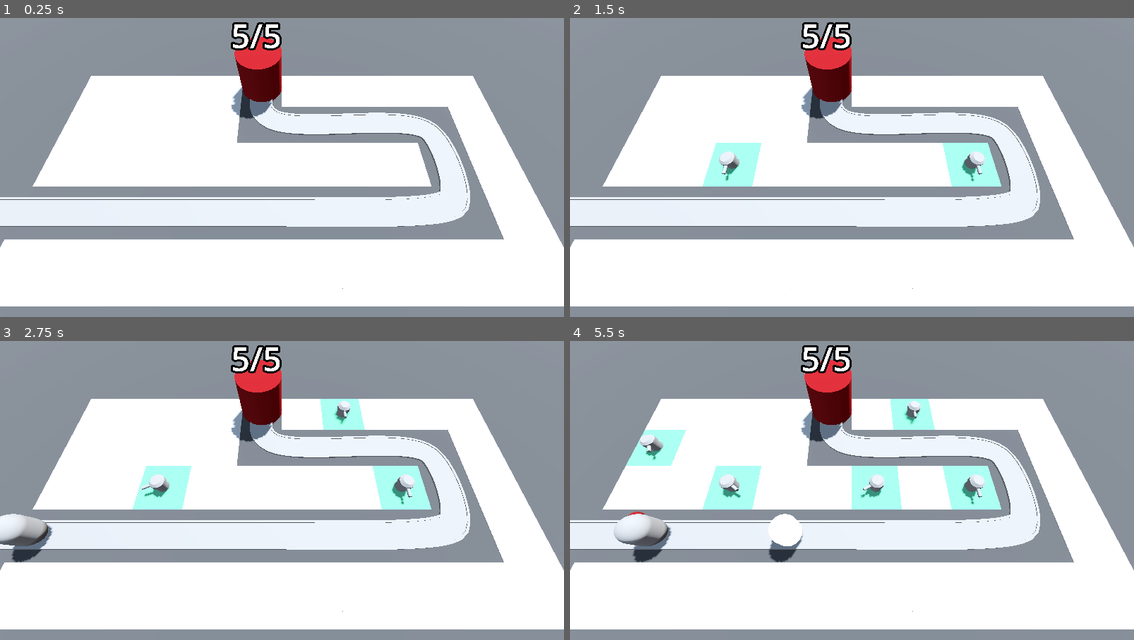
Above: before the commit, frames 1-4 (two rows, left to right).
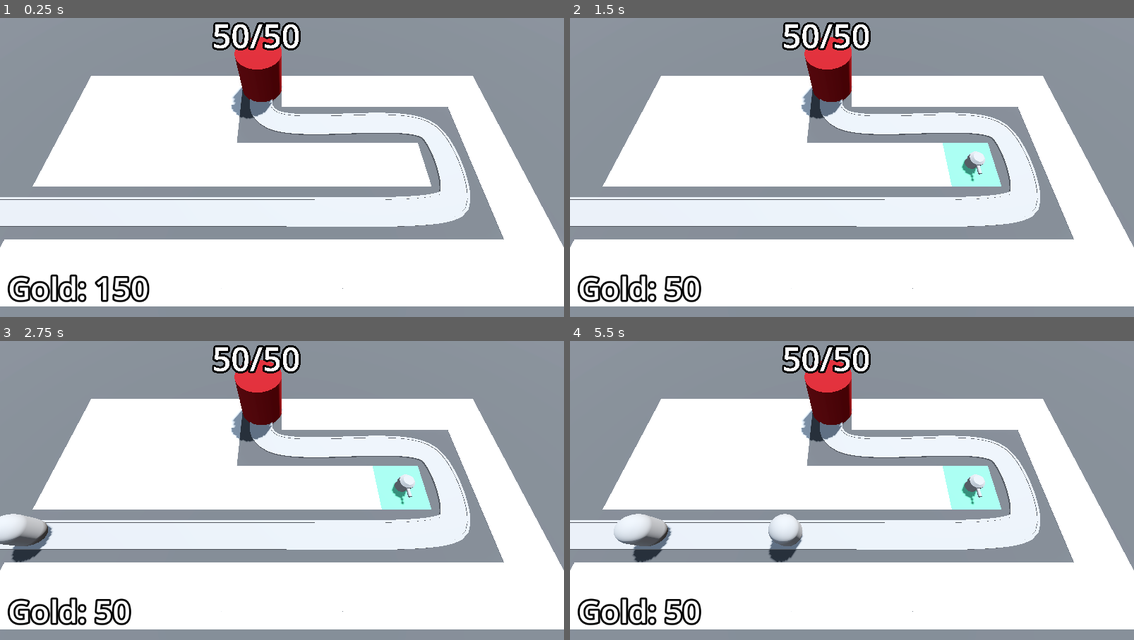
Above: after the commit, the same moments.

Repository: brianlove/Udemy-Godot-Barbarian-Blaster
Game: Godot game, scene res://BaseLevel.tscn
Same seed, same stepped clock (60 frames per second), same inputs: the game is played once before the commit and once after it.
Inputs (mouse positions are in pixels of both pictures, inside the frame that each line leads up to):
- Up to frame 1 (0.25 s): no input
- Up to frame 2 (1.5 s): tap Enter at 0.5 s; move the mouse to (976, 143) at 0.52 s; press the mouse at (976, 143) at 0.53 s; tap Space at 1.25 s; move the mouse to (739, 173) at 1.27 s; release the mouse at (739, 173) at 1.28 s; click (739, 173) at 1.35 s
- Up to frame 3 (2.75 s): tap Enter at 2 s; move the mouse to (338, 412) at 2.02 s; press the mouse at (338, 412) at 2.03 s
- Up to frame 4 (5.5 s): move the mouse to (823, 544) at 2.77 s; release the mouse at (823, 544) at 2.78 s; click (823, 544) at 2.85 s; move the mouse to (1021, 529) at 3.52 s; press the mouse at (1021, 529) at 3.53 s; move the mouse to (682, 433) at 4.27 s; release the mouse at (682, 433) at 4.28 s; click (682, 433) at 4.35 s; move the mouse to (880, 481) at 5.02 s; press the mouse at (880, 481) at 5.03 s

The runs differ from the first frame. In frame 1, 1.7% of the frame differs, in the area x 1-54%, y 1-96%; in frame 2, 2.8%; in frame 3, 3.5%; in frame 4, 5.9%, in the area x 1-65%, y 1-96%.

Commit message:
Add gold, construction costs, and difficulty
Lessons 54-57

Diff:
--- /dev/null
+++ b/Bank.gd
@@ -0,0 +1,17 @@
+extends MarginContainer
+
+@export var starting_gold: int = 150
+
+@onready var label: Label = $Label
+
+var gold: int:
+	set(new_gold):
+		gold = max(new_gold, 0)
+		label.text = "Gold: " + str(gold)
+	get:
+		return gold
+
+
+# Called when the node enters the scene tree for the first time.
+func _ready() -> void:
+	gold = starting_gold
--- a/Base/Base.gd
+++ b/Base/Base.gd
@@ -9,9 +9,7 @@
 		current_health = new_health
 		health_label.text = "{curr}/{max}".format({"curr": current_health, "max": max_health})
 		var health_frac = float(current_health-1) / (max_health-1)
-		print("healthfrac:", health_frac)
 		health_label.modulate = Color.RED.lerp(Color.WHITE, health_frac)
-		print("health updated:", current_health)
 		if current_health < 1:
 			get_tree().reload_current_scene()
 	get:
@@ -24,5 +22,4 @@
 
 
 func take_damage(damage: int = 1) -> void:
-	print("damage dealt")
 	current_health -= damage
--- a/BaseLevel.tscn
+++ b/BaseLevel.tscn
@@ -7,6 +7,8 @@
 [ext_resource type="Script" path="res://EnemyPath.gd" id="3_rqbss"]
 [ext_resource type="Script" path="res://TurretManager.gd" id="5_woex6"]
 [ext_resource type="PackedScene" uid="uid://drcg1qstcdjgw" path="res://Turret/Turret.tscn" id="6_ppeee"]
+[ext_resource type="Script" path="res://Bank.gd" id="8_q0gc1"]
+[ext_resource type="PackedScene" uid="uid://dd4wt7xhj1has" path="res://DifficultyManager/DifficultyManager.tscn" id="9_18qmi"]
 
 [sub_resource type="ProceduralSkyMaterial" id="ProceduralSkyMaterial_e6q3r"]
 sky_horizon_color = Color(0.64625, 0.65575, 0.67075, 1)
@@ -30,6 +32,11 @@
 "tilts": PackedFloat32Array(0, 0, 0, 0, 0, 0)
 }
 point_count = 6
+
+[sub_resource type="LabelSettings" id="LabelSettings_w1tq7"]
+font_size = 64
+outline_size = 16
+outline_color = Color(0, 0, 0, 1)
 
 [node name="BaseLevel" type="Node3D"]
 
@@ -57,9 +64,10 @@
 "cells": PackedInt32Array(65535, 2, 655360, 0, 2, 655360, 1, 2, 655360, 2, 2, 655360, 3, 2, 655360, 4, 2, 655360, 4, 1, …(510 unchanged characters)…
 }
 
-[node name="EnemyPath" type="Path3D" parent="."]
+[node name="EnemyPath" type="Path3D" parent="." node_paths=PackedStringArray("difficulty_manager")]
 curve = SubResource("Curve3D_5rtbn")
 script = ExtResource("3_rqbss")
+difficulty_manager = NodePath("../DifficultyManager")
 enemy_scene = ExtResource("2_qvx01")
 
 [node name="Road" type="CSGPolygon3D" parent="EnemyPath"]
@@ -107,10 +115,34 @@
 
 [node name="Base" parent="." instance=ExtResource("3_0mcqb")]
 transform = Transform3D(1, 0, 0, 0, 1, 0, 0, 0, 1, -2, 0, -6.5)
+max_health = 50
 
 [node name="TurretManager" type="Node3D" parent="." node_paths=PackedStringArray("enemy_path")]
 script = ExtResource("5_woex6")
 enemy_path = NodePath("../EnemyPath")
 turret = ExtResource("6_ppeee")
 
+[node name="Bank" type="MarginContainer" parent="." groups=["bank"]]
+anchors_preset = 15
+anchor_right = 1.0
+anchor_bottom = 1.0
+grow_horizontal = 2
+grow_vertical = 2
+mouse_filter = 2
+theme_override_constants/margin_left = 16
+theme_override_constants/margin_top = 16
+theme_override_constants/margin_right = 16
+theme_override_constants/margin_bottom = 16
+script = ExtResource("8_q0gc1")
+
+[node name="Label" type="Label" parent="Bank"]
+layout_mode = 2
+size_flags_horizontal = 0
+size_flags_vertical = 8
+text = "Placeholder"
+label_settings = SubResource("LabelSettings_w1tq7")
+
+[node name="DifficultyManager" parent="." instance=ExtResource("9_18qmi")]
+
 [connection signal="timeout" from="EnemyPath/Timer" to="EnemyPath" method="spawn_enemy"]
+[connection signal="stop_spawning_enemies" from="DifficultyManager" to="EnemyPath" method="_on_difficulty_manager_stop_spawning_enemies"]
--- /dev/null
+++ b/DifficultyManager/DifficultyManager.gd
@@ -0,0 +1,29 @@
+extends Node
+
+signal stop_spawning_enemies
+
+@export var game_length: float = 30.0
+@export var spawn_time_curve: Curve
+@export var enemy_health_curve: Curve
+
+@onready var timer: Timer = $Timer
+
+# Called when the node enters the scene tree for the first time.
+func _ready() -> void:
+	timer.start(game_length)
+
+
+func game_progress_ratio() -> float:
+	return 1 - timer.time_left / game_length
+
+
+func get_enemy_health() -> float:
+	return enemy_health_curve.sample(game_progress_ratio())
+
+
+func get_spawn_time() -> float:
+	return spawn_time_curve.sample(game_progress_ratio())
+
+
+func _on_timer_timeout() -> void:
+	stop_spawning_enemies.emit()
--- /dev/null
+++ b/DifficultyManager/DifficultyManager.tscn
@@ -0,0 +1,24 @@
+[gd_scene load_steps=4 format=3 uid="uid://dd4wt7xhj1has"]
+
+[ext_resource type="Script" path="res://DifficultyManager/DifficultyManager.gd" id="1_g40ny"]
+
+[sub_resource type="Curve" id="Curve_0cgik"]
+min_value = 0.25
+max_value = 2.0
+_data = [Vector2(0, 2), 0.0, -1.75, 0, 1, Vector2(1, 0.25), -1.75, 0.0, 1, 0]
+point_count = 2
+
+[sub_resource type="Curve" id="Curve_mf6fi"]
+max_value = 150.0
+_data = [Vector2(0, 10), 0.0, 140.0, 0, 1, Vector2(1, 150), 140.0, 0.0, 1, 0]
+point_count = 2
+
+[node name="DifficultyManager" type="Node"]
+script = ExtResource("1_g40ny")
+spawn_time_curve = SubResource("Curve_0cgik")
+enemy_health_curve = SubResource("Curve_mf6fi")
+
+[node name="Timer" type="Timer" parent="."]
+one_shot = true
+
+[connection signal="timeout" from="Timer" to="." method="_on_timer_timeout"]
--- a/Enemy/Enemy.gd
+++ b/Enemy/Enemy.gd
@@ -1,8 +1,10 @@
 extends PathFollow3D
 
+@export var bounty: int = 15
 @export var max_health: int = 50
 @export var speed: float = 5
 
+@onready var bank = get_tree().get_first_node_in_group("bank")
 @onready var base = get_tree().get_first_node_in_group("base")
 @onready var animation_player: AnimationPlayer = $AnimationPlayer
 
@@ -13,6 +15,7 @@
 		current_health = new_health
 		if current_health < 1:
 			queue_free()
+			bank.gold += bounty
 	get:
 		return current_health
 
@@ -27,6 +30,7 @@
 	if progress_ratio == 1:
 		base.take_damage()
 		set_process(false)
+		queue_free()
 
 
 func take_damage(damage: int = 1) -> void:
--- a/Enemy/Enemy.tscn
+++ b/Enemy/Enemy.tscn
@@ -14,6 +14,21 @@
 radius = 1.0
 height = 3.0
 
+[sub_resource type="Animation" id="Animation_h4quq"]
+length = 0.001
+tracks/0/type = "value"
+tracks/0/imported = false
+tracks/0/enabled = true
+tracks/0/path = NodePath("DamageHighlight:visible")
+tracks/0/interp = 1
+tracks/0/loop_wrap = true
+tracks/0/keys = {
+"times": PackedFloat32Array(0),
+"transitions": PackedFloat32Array(1),
+"update": 1,
+"values": [false]
+}
+
 [sub_resource type="Animation" id="Animation_cp3s4"]
 resource_name = "TakeDamage"
 length = 0.1
@@ -28,21 +43,6 @@
 "transitions": PackedFloat32Array(1, 1),
 "update": 1,
 "values": [true, false]
-}
-
-[sub_resource type="Animation" id="Animation_h4quq"]
-length = 0.001
-tracks/0/type = "value"
-tracks/0/imported = false
-tracks/0/enabled = true
-tracks/0/path = NodePath("DamageHighlight:visible")
-tracks/0/interp = 1
-tracks/0/loop_wrap = true
-tracks/0/keys = {
-"times": PackedFloat32Array(0),
-"transitions": PackedFloat32Array(1),
-"update": 1,
-"values": [false]
 }
 
 [sub_resource type="AnimationLibrary" id="AnimationLibrary_wvv0a"]
--- a/EnemyPath.gd
+++ b/EnemyPath.gd
@@ -1,8 +1,16 @@
 extends Path3D
 
+@export var difficulty_manager: Node
 @export var enemy_scene: PackedScene
 
+@onready var timer: Timer = $Timer
 
 func spawn_enemy() -> void:
 	var new_enemy = enemy_scene.instantiate()
+	new_enemy.max_health = difficulty_manager.get_enemy_health()
 	add_child(new_enemy)
+	timer.wait_time = difficulty_manager.get_spawn_time()
+
+
+func _on_difficulty_manager_stop_spawning_enemies() -> void:
+	timer.stop()
--- a/RayPickerCamera.gd
+++ b/RayPickerCamera.gd
@@ -2,17 +2,18 @@
 
 @export var gridmap: GridMap
 @export var turret_manager: Node3D
+@export var turret_cost: int = 100
 
 @onready var ray_cast_3d: RayCast3D = $RayCast3D
+@onready var bank: MarginContainer = $"../Bank"
 
 # Called every frame. 'delta' is the elapsed time since the previous frame.
 func _process(delta: float) -> void:
 	var mouse_position: Vector2 = get_viewport().get_mouse_position()
-	#print(mouse_position)
 	ray_cast_3d.target_position = project_local_ray_normal(mouse_position) * 100.0
 	ray_cast_3d.force_raycast_update()
 
-	if ray_cast_3d.is_colliding():
+	if ray_cast_3d.is_colliding() and bank.gold >= turret_cost:
 		Input.set_default_cursor_shape(Input.CURSOR_POINTING_HAND)
 		var collider = ray_cast_3d.get_collider()
 		if collider is GridMap:
@@ -22,5 +23,6 @@
 				if gridmap.get_cell_item(cell) == 0:
 					gridmap.set_cell_item(cell, 1)
 					turret_manager.build_turret(gridmap.map_to_local(cell))
+					bank.gold -= turret_cost
 	else:
 		Input.set_default_cursor_shape(Input.CURSOR_ARROW)
--- a/Turret/Projectile.gd
+++ b/Turret/Projectile.gd
@@ -1,6 +1,6 @@
 extends Area3D
 
-@export var damage: int = 10
+@export var damage: int = 25
 @export var speed := 30.0
 
 var direction := Vector3.FORWARD
Not shown: 1 places in BaseLevel.tscn that only renumber resources
Not shown: 4 places in MeshLibraries/SpaceLibrary.tres that only renumber resources
